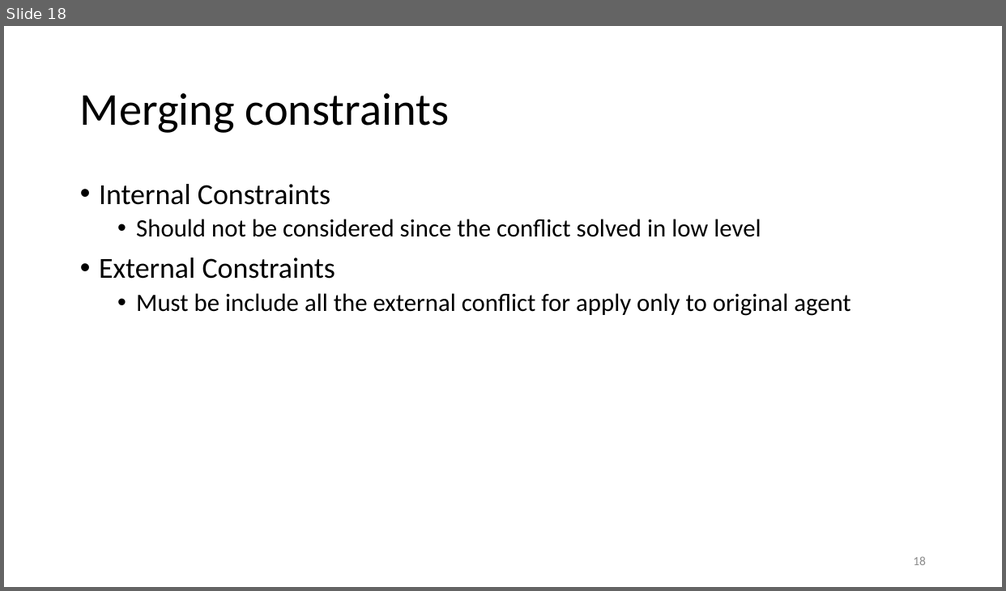
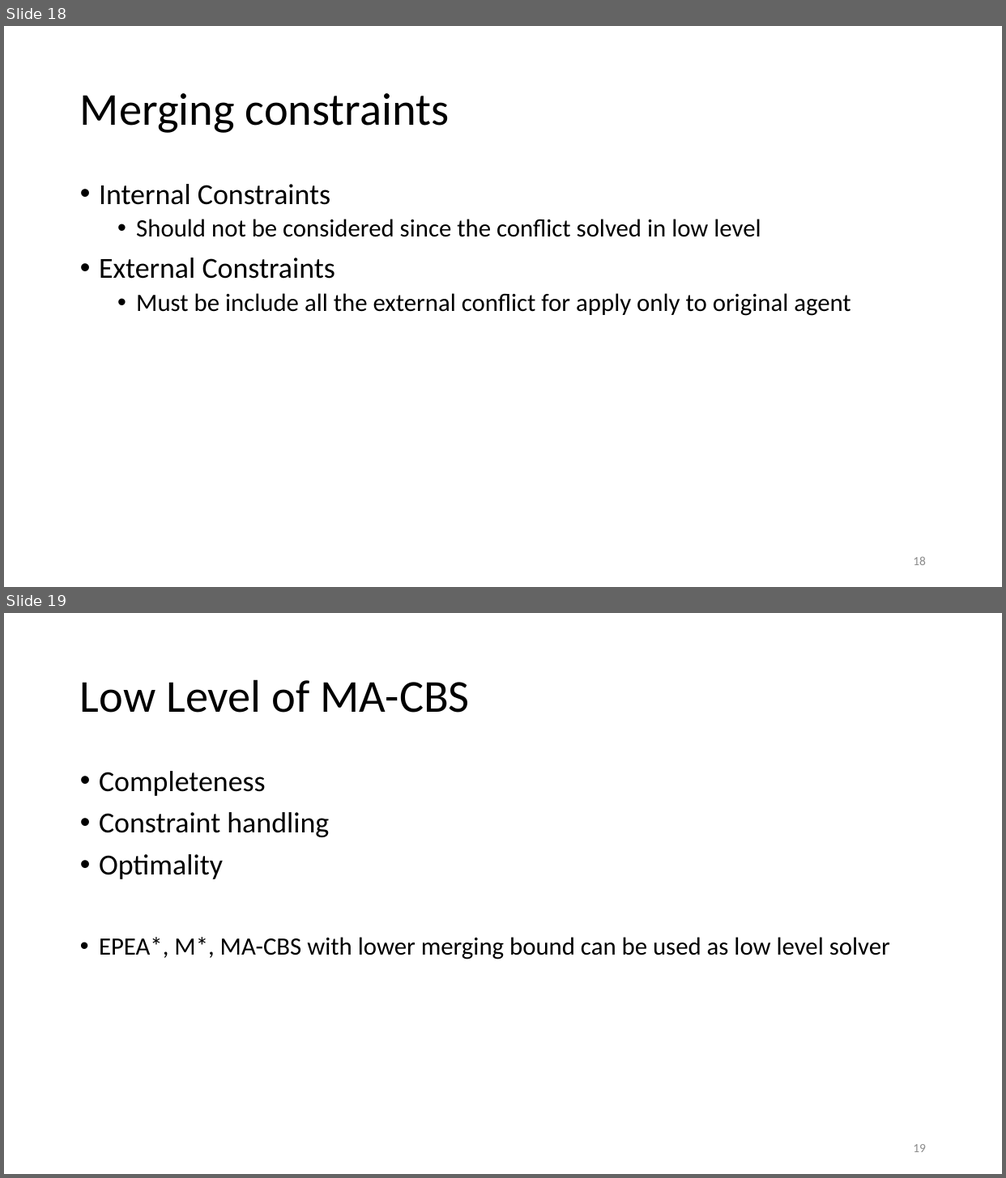
Before and after one commit to DemirDorukDilek/CBS, a slide deck: dahahilipls.pptx. Shown one above the other, each under a label of ours: slide 18 before the commit, slides 18 and 19 after it. The pictures are 1006x591 and 1006x1178 pixels, drawn with LibreOffice and Linux fonts; fonts in the diff are those of the drawing. Boxes give left, top, right and bottom in pixels: in the first picture for what was removed or moved away, otherwise in the second. Text is boxed around its words. In the diff, an @@ line names an element or a change of style, - is before the commit and + after.

```diff
--- a/dahahilipls.pptx
+++ b/dahahilipls.pptx
@@ slide 19 added at bbox=[4, 613, 1002, 1174], background #FFFFFF @@
@@ title added at bbox=[80, 679, 469, 713], 44 pt, text #000000 @@
+Low Level of MA-CBS
@@ text added at bbox=[99, 771, 890, 960], 24 pt, text #000000 @@
+• Completeness
+• Constraint handling
+• Optimality
+• EPEA*, M*, MA-CBS with lower merging bound can be used as low level solver
@@ page number added at bbox=[913, 1144, 926, 1152], 12 pt, text #8C8C8C @@
+19
```
Also in this commit, not shown: 1 slide changed, 7 other slides added, 2 slides removed.
